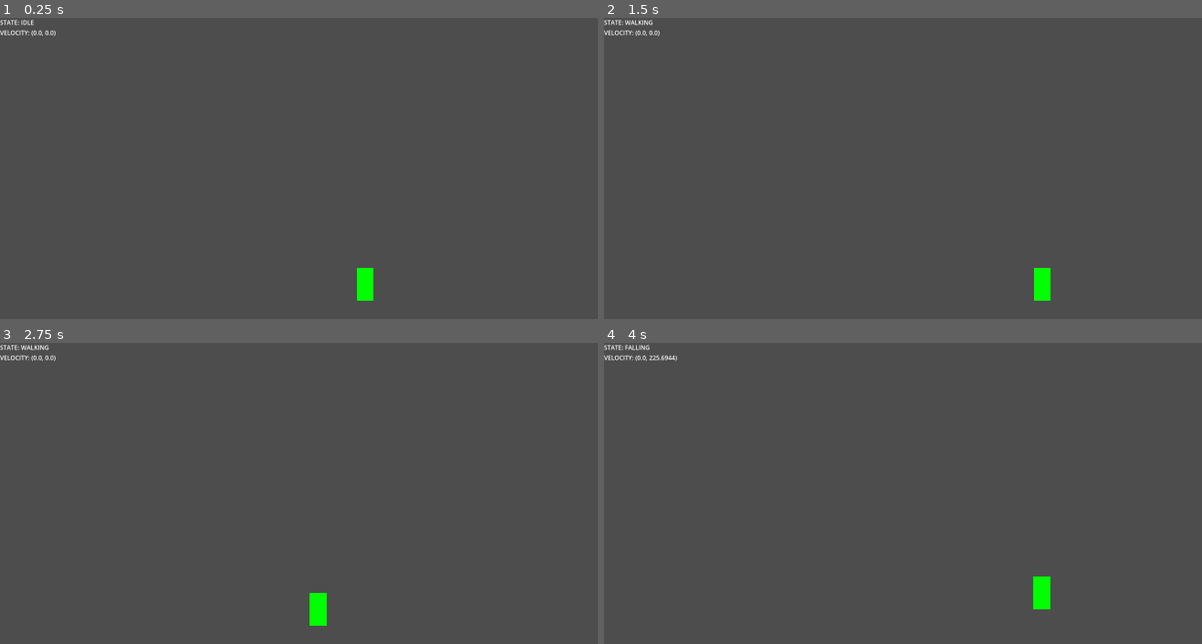
Above: before the commit, frames 1-4 (two rows, left to right).
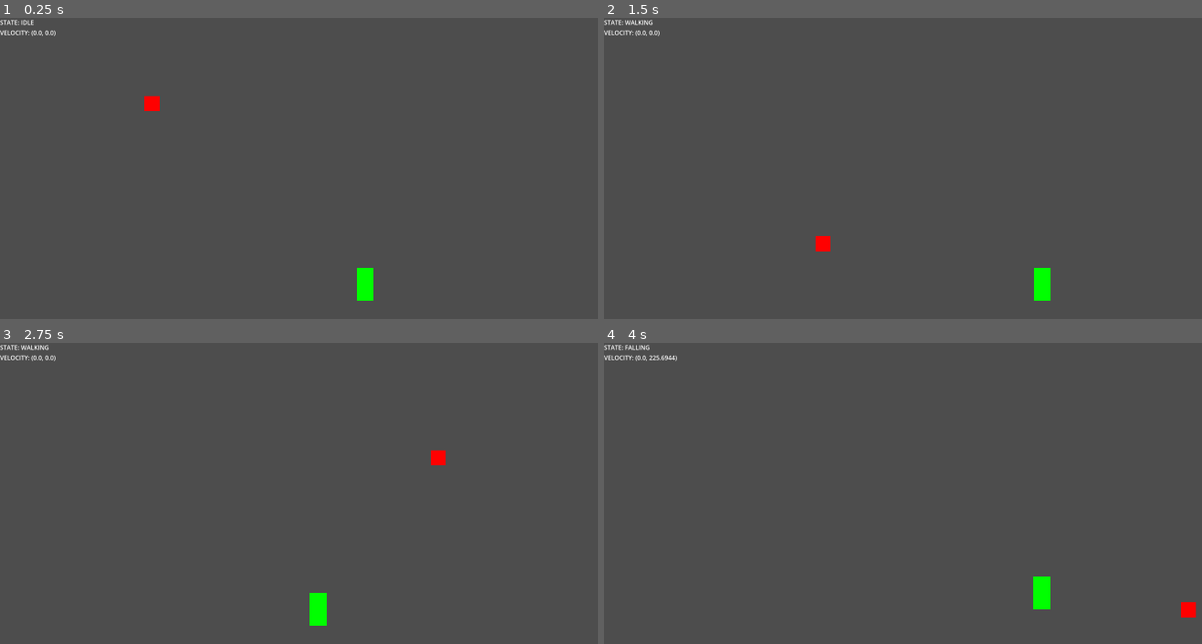
Above: after the commit, the same moments.

Repository: JeriamJito/ProjectWild
Game: Godot game, scene res://stage.tscn
Two runs of this game, one before a commit and one after it. Both use one fixed random seed, a clock stepped at 60 frames per second and the inputs below.
Inputs (mouse positions are in pixels of both pictures, inside the frame that each line leads up to):
- Up to frame 1 (0.25 s): no input
- Up to frame 2 (1.5 s): tap Enter at 0.5 s; move the mouse to (1130, 201) at 0.52 s; hold D (move_right) from 0.53 s (still down); tap Space (jump) at 0.77 s; move the mouse to (825, 243) at 1.27 s
- Up to frame 3 (2.75 s): tap Space (jump) at 1.52 s; move the mouse to (436, 457) at 2.02 s; release D (move_right) at 2.03 s; hold A (move_left) from 2.03 s (still down)
- Up to frame 4 (4 s): move the mouse to (932, 628) at 2.77 s; release A (move_left) at 2.78 s; hold D (move_right) from 2.78 s (still down); tap Space (jump) at 3.02, 3.77 s; move the mouse to (1190, 610) at 3.52 s

The runs differ from the first frame. In frame 1, 0.1% of the frame differs, in the area x 24-27%, y 25-31%; in frame 2, 0.1%; in frame 3, 0.1%; in frame 4, 0.1%.

Commit message:
(feat) whip attachment points
- When player is in range of a grapple point, a marker will be visible on that point
- If there are multiple points in range, the point closest to the mouse cursor will be visible

Diff:
--- /dev/null
+++ b/components/cursor.gd
@@ -0,0 +1,4 @@
+extends Node2D
+
+func _process(delta: float) -> void:
+	position = get_viewport().get_mouse_position()
--- /dev/null
+++ b/components/cursor.tscn
@@ -0,0 +1,20 @@
+[gd_scene load_steps=2 format=3 uid="uid://dqeh25s827j77"]
+
+[ext_resource type="Script" uid="uid://tgjlawbyngkl" path="res://components/cursor.gd" id="1_84ck6"]
+
+[node name="Cursor" type="Node2D"]
+script = ExtResource("1_84ck6")
+
+[node name="ColorRect" type="ColorRect" parent="."]
+anchors_preset = 8
+anchor_left = 0.5
+anchor_top = 0.5
+anchor_right = 0.5
+anchor_bottom = 0.5
+offset_left = -20.0
+offset_top = -20.0
+offset_right = 20.0
+offset_bottom = 20.0
+grow_horizontal = 2
+grow_vertical = 2
+color = Color(1, 0, 0, 1)
--- /dev/null
+++ b/components/grapple_point.gd
@@ -0,0 +1,2 @@
+extends Marker2D
+class_name GrapplePoint
--- /dev/null
+++ b/components/grapple_point.tscn
@@ -0,0 +1,6 @@
+[gd_scene load_steps=2 format=3 uid="uid://delifm0dbrp0n"]
+
+[ext_resource type="Script" uid="uid://bpqwq52dm1x1r" path="res://components/grapple_point.gd" id="1_x72pe"]
+
+[node name="GrapplePoint" type="Marker2D" groups=["WhipTarget"]]
+script = ExtResource("1_x72pe")
--- /dev/null
+++ b/components/whip.gd
@@ -0,0 +1,28 @@
+extends Node2D
+class_name Whip
+
+@export var max_distance := 500
+
+signal set_grapple_point
+
+var _in_use := false
+
+func _process(delta: float) -> void:
+	var grapple_point = get_valid_grapple_point()
+	set_grapple_point.emit(grapple_point.x)
+	if grapple_point.x == -1:
+		return
+
+
+func get_valid_grapple_point() -> Vector2:
+	var grapple_points : Array = get_tree().get_nodes_in_group("WhipTarget")
+	var grapple_point := Vector2(-1, 999999) # x = index, y = distance
+	var mouse_position := get_global_mouse_position()
+
+	for i in range(grapple_points.size()):
+		var test_point : Node2D = grapple_points[i]
+		var player_distance = global_position.distance_to(test_point.global_position)
+		var mouse_distance = mouse_position.distance_to(test_point.global_position)
+		if player_distance <= max_distance and mouse_distance < grapple_point.y:
+			grapple_point = Vector2(i, mouse_distance)
+	return grapple_point
--- /dev/null
+++ b/components/whip.tscn
@@ -0,0 +1,6 @@
+[gd_scene load_steps=2 format=3 uid="uid://cy537276fk4lt"]
+
+[ext_resource type="Script" uid="uid://cnev0qcqtrqlh" path="res://components/whip.gd" id="1_7xfj8"]
+
+[node name="Whip" type="Node2D"]
+script = ExtResource("1_7xfj8")
--- /dev/null
+++ b/components/whip_attach.gd
@@ -0,0 +1,17 @@
+extends Node2D
+
+@onready var color_rect: ColorRect = %ColorRect
+
+var attach_index := -1:
+	set(new_index):
+		attach_index = new_index
+		color_rect.visible = attach_index > -1
+		if not color_rect.visible:
+			return
+		var grapple_points = get_tree().get_nodes_in_group("WhipTarget")
+		var grapple_point : Node2D = grapple_points[attach_index]
+		position = grapple_point.global_position
+
+
+func _on_whip_set_grapple_point(new_index: int) -> void:
+	attach_index = new_index
--- /dev/null
+++ b/components/whip_attach.tscn
@@ -0,0 +1,22 @@
+[gd_scene load_steps=2 format=3 uid="uid://b3grspwqj5bit"]
+
+[ext_resource type="Script" uid="uid://c3sb6eqcnrkjl" path="res://components/whip_attach.gd" id="1_4xru4"]
+
+[node name="WhipAttach" type="Node2D"]
+script = ExtResource("1_4xru4")
+
+[node name="ColorRect" type="ColorRect" parent="."]
+unique_name_in_owner = true
+visible = false
+anchors_preset = 8
+anchor_left = 0.5
+anchor_top = 0.5
+anchor_right = 0.5
+anchor_bottom = 0.5
+offset_left = -20.0
+offset_top = -20.0
+offset_right = 20.0
+offset_bottom = 20.0
+grow_horizontal = 2
+grow_vertical = 2
+color = Color(0, 0, 1, 1)
--- a/player/player.tscn
+++ b/player/player.tscn
@@ -1,9 +1,10 @@
-[gd_scene load_steps=6 format=3 uid="uid://dfipd6t0uiicv"]
+[gd_scene load_steps=7 format=3 uid="uid://dfipd6t0uiicv"]
 
 [ext_resource type="Script" uid="uid://c72hkr6kj7ckv" path="res://player/player.gd" id="1_oul6g"]
 [ext_resource type="PackedScene" uid="uid://ckephimkda3cb" path="res://components/gravity.tscn" id="2_rkbax"]
 [ext_resource type="PackedScene" uid="uid://dlg10nup8rkuo" path="res://components/state_machine.tscn" id="3_g1dw6"]
 [ext_resource type="PackedScene" uid="uid://0e2015teptyf" path="res://components/movement.tscn" id="3_yw30f"]
+[ext_resource type="PackedScene" uid="uid://cy537276fk4lt" path="res://components/whip.tscn" id="5_qjkh3"]
 
 [sub_resource type="CapsuleShape2D" id="CapsuleShape2D_rkbax"]
 radius = 28.0
@@ -39,6 +40,8 @@
 jump_time_to_peak = 0.4
 jump_time_to_floor = 0.3
 
+[node name="Whip" parent="." instance=ExtResource("5_qjkh3")]
+
 [node name="Camera2D" type="Camera2D" parent="."]
 offset = Vector2(0, -200)
 zoom = Vector2(0.8, 0.8)
--- a/project.godot
+++ b/project.godot
@@ -30,6 +30,10 @@
 
 project/assembly_name="Major Jam 7- Wild"
 
+[global_group]
+
+WhipTarget="A node that the player's whip can target"
+
 [input]
 
 move_left={
@@ -47,3 +51,8 @@
 "events": [Object(InputEventKey,"resource_local_to_scene":false,"resource_name":"","device":-1,"window_id":0,"alt_press …(191 unchanged characters)…
 ]
 }
+whip_use={
+"deadzone": 0.2,
+"events": [Object(InputEventMouseButton,"resource_local_to_scene":false,"resource_name":"","device":-1,"window_id":0,"alt_pressed":false,"shift_pressed":false,"ctrl_pressed":false,"meta_pressed":false,"button_mask":1,"position":Vector2(224, 29),"global_position":Vector2(238, 102),"factor":1.0,"button_index":1,"canceled":false,"pressed":true,"double_click":false,"script":null)
+]
+}
--- a/stage.tscn
+++ b/stage.tscn
@@ -1,7 +1,10 @@
-[gd_scene load_steps=3 format=3 uid="uid://2153uolid3xb"]
+[gd_scene load_steps=6 format=3 uid="uid://2153uolid3xb"]
 
 [ext_resource type="PackedScene" uid="uid://dfipd6t0uiicv" path="res://player/player.tscn" id="1_6eo5e"]
+[ext_resource type="PackedScene" uid="uid://delifm0dbrp0n" path="res://components/grapple_point.tscn" id="1_rnkuw"]
 [ext_resource type="PackedScene" uid="uid://c05kl5ke1wrl3" path="res://debug/debug.tscn" id="2_aees8"]
+[ext_resource type="PackedScene" uid="uid://b3grspwqj5bit" path="res://components/whip_attach.tscn" id="4_16g40"]
+[ext_resource type="PackedScene" uid="uid://dqeh25s827j77" path="res://components/cursor.tscn" id="4_gx6sy"]
 
 [node name="Level" type="Node2D"]
 
@@ -12,15 +15,42 @@
 [node name="CollisionPolygon2D" type="CollisionPolygon2D" parent="Stage/StaticBody2D"]
 polygon = PackedVector2Array(-41, 262, 83, 264, 85, 987, 539.922, 987, 534, 876, 655, 874, 653, 979, 893, 981, 886, 880, 1005, 882, 1008, 982, 2228, 987, 2226, 597, 2476, 600, 2478, 990, 2963, 992, 2951, 85, 3147, 83, 3138, 1196, -43, 1160)
 
+[node name="CollisionPolygon2D2" type="CollisionPolygon2D" parent="Stage/StaticBody2D"]
+position = Vector2(-16, -34)
+polygon = PackedVector2Array(704, 346, 760, 454, 840, 345)
+
+[node name="GrapplePoint" parent="Stage/StaticBody2D/CollisionPolygon2D2" instance=ExtResource("1_rnkuw")]
+position = Vector2(760, 441)
+
+[node name="CollisionPolygon2D3" type="CollisionPolygon2D" parent="Stage/StaticBody2D"]
+position = Vector2(396, -34)
+polygon = PackedVector2Array(704, 346, 760, 454, 840, 345)
+
+[node name="GrapplePoint" parent="Stage/StaticBody2D/CollisionPolygon2D3" instance=ExtResource("1_rnkuw")]
+position = Vector2(760, 441)
+
+[node name="CollisionPolygon2D4" type="CollisionPolygon2D" parent="Stage/StaticBody2D"]
+position = Vector2(811, -31)
+polygon = PackedVector2Array(704, 346, 760, 454, 840, 345)
+
+[node name="GrapplePoint" parent="Stage/StaticBody2D/CollisionPolygon2D4" instance=ExtResource("1_rnkuw")]
+position = Vector2(760, 441)
+
 [node name="CanvasLayer" type="CanvasLayer" parent="."]
 
 [node name="Debug" parent="CanvasLayer" instance=ExtResource("2_aees8")]
+
+[node name="Cursor" parent="CanvasLayer" instance=ExtResource("4_gx6sy")]
 
 [node name="Player" parent="." instance=ExtResource("1_6eo5e")]
 unique_name_in_owner = true
 position = Vector2(209, 907)
 
+[node name="WhipAttach" parent="." instance=ExtResource("4_16g40")]
+
 [connection signal="change_state" from="Player" to="CanvasLayer/Debug/VBoxContainer/PlayerState" method="_on_player_change_state"]
 [connection signal="velocity_change" from="Player" to="CanvasLayer/Debug/VBoxContainer/PlayerVelocity" method="_on_player_velocity_change"]
+[connection signal="set_grapple_point" from="Player/Whip" to="WhipAttach" method="_on_whip_set_grapple_point"]
 
 [editable path="CanvasLayer/Debug"]
+[editable path="Player"]
Not shown, added: components/cursor.gd.uid
Not shown, added: components/grapple_point.gd.uid
Not shown, added: components/whip.gd.uid
Not shown, added: components/whip_attach.gd.uid
